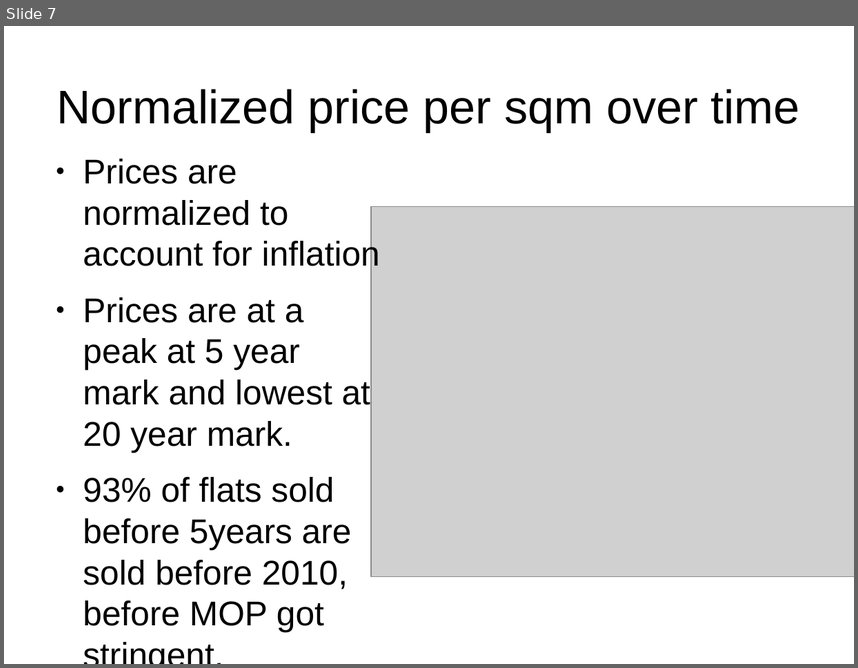
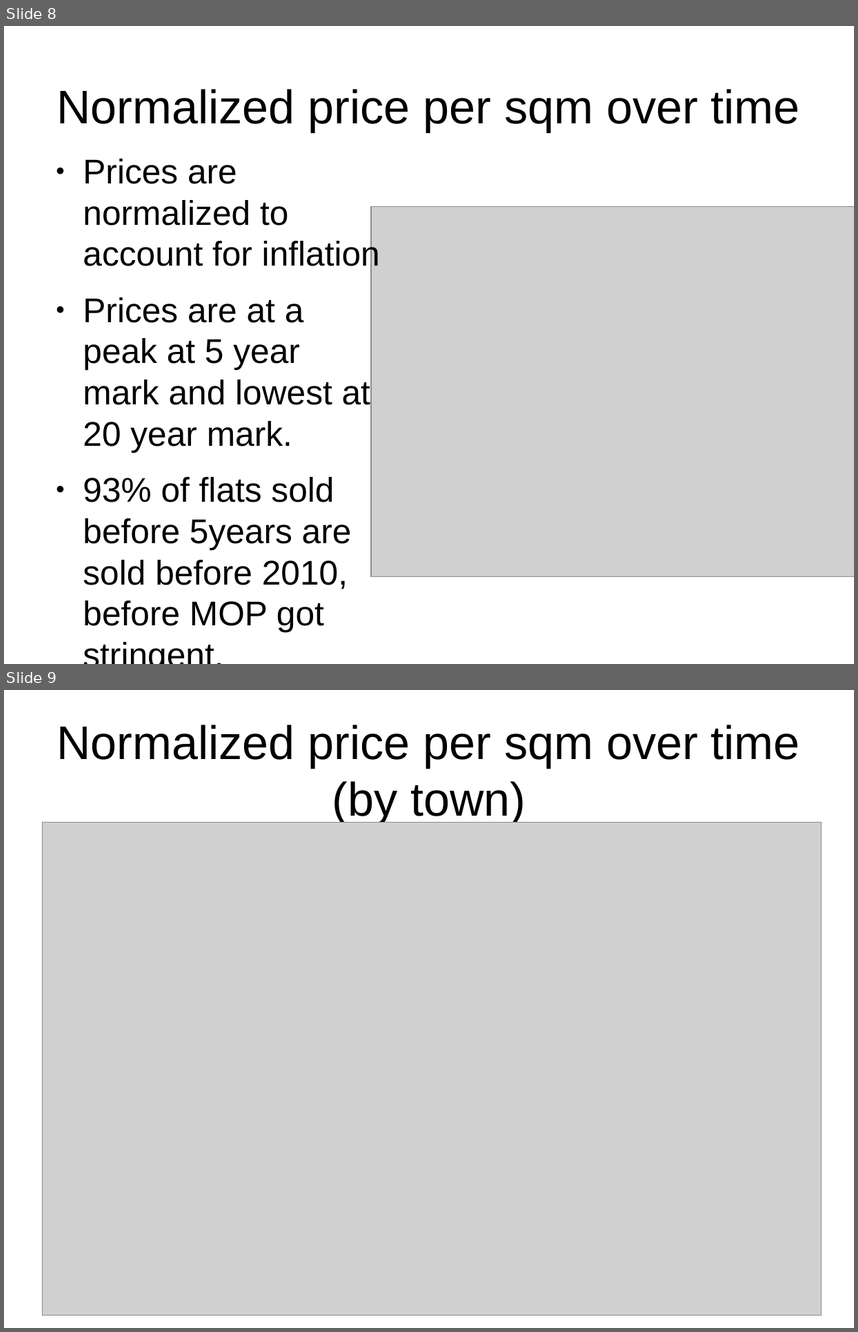
Before and after one commit to leexa90/HDB-prices, a slide deck: presentation.odp. Shown one above the other, each under a label of ours: slide 7 before the commit, slides 8 and 9 after it. The pictures are 858x668 and 858x1332 pixels, drawn with LibreOffice and Linux fonts; fonts in the diff are those of the drawing; grey boxes stand for pictures. Boxes give left, top, right and bottom in pixels: in the first picture for what was removed or moved away, otherwise in the second. Text is boxed around its words. In the diff, an @@ line names an element or a change of style, - is before the commit and + after.

```diff
--- a/presentation.odp
+++ b/presentation.odp
@@ slide 9 added at [4,690,854,1328], background #FFFFFF @@
@@ title added at [57,724,800,824], 44 pt, text #000000 @@
+Normalized price per sqm over time (by town)
@@ picture added at [43,822,822,1315] @@
@@ what was slide 7 is now slide 8 @@
```
Also in this commit, not shown: 2 slides changed, 12 other files.
